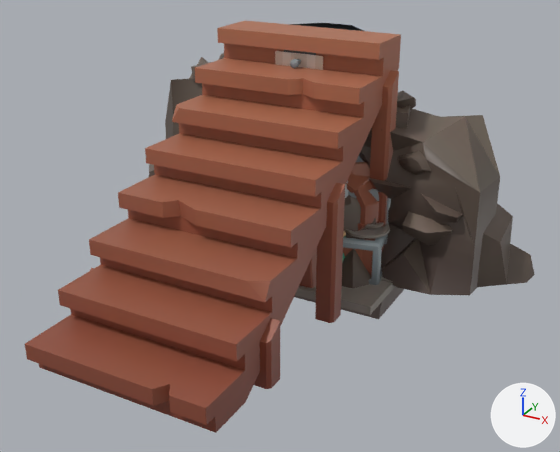
What one commit did to the glTF model public/modelos/masmorra.glb.
One viewpoint serves both versions: a 50 mm camera at (6.02, -12.35, 6.3) aimed at (0.33, -2.01, 1.13). Lighting does not change. The marker at lower right points along +X, +Y and +Z. The picture after the commit comes second. Where no turn or scale is listed for an object, it has been applied to the vertices.

The scene before the commit, as lines of its bpy script (objects in view):
```python
ob_bed_decorated = bpy.data.objects.new('bed_decorated', me_cube_15951)
ob_bed_decorated.location = (0.55, 0.03, 0.85)
ob_box_stacked = bpy.data.objects.new('box_stacked', me_cylinder_005)
ob_box_stacked.location = (-0.01, -0.04, 1.65)
ob_floor_tile_grate = bpy.data.objects.new('floor_tile_grate', me_plane_000)
ob_floor_tile_grate.location = (0.0, 0.0, -0.46)
ob_keg_decorated = bpy.data.objects.new('keg_decorated', me_cube_16003)
ob_keg_decorated.location = (-0.06, -0.02, 1.03)
ob_stairs_wood = bpy.data.objects.new('stairs_wood', me_cube_16018)
ob_stairs_wood.location = (0.0, -3.0, 2.03)
ob_table_long_tablecloth_decorated_a = bpy.data.objects.new('table_long_tablecloth_decorated_A', me_cube_16026)
ob_table_long_tablecloth_decorated_a.location = (0.0, 0.0, 0.94)
# also in view: 'Cube.14376' at (0.0, 0.0, 0.0); 'rubble_large' at (0.0, -0.01, 1.75); 'pillar_decorated' at (0.0, -0.11, 2.0)
```
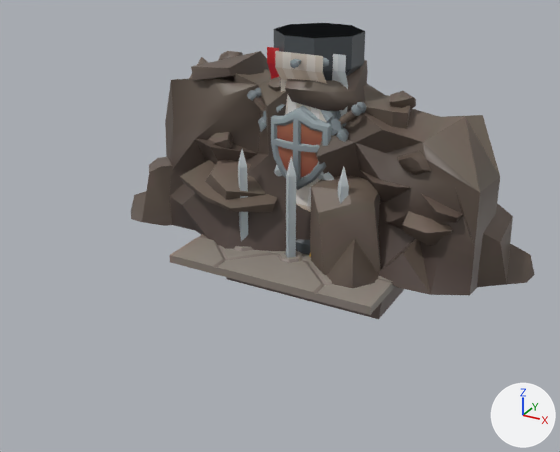
Changed parts and their boxes (x1, y1, x2, y2) in the pictures (560 x 452 px):
'stairs_wood', deleted (brown): before (25, 21, 401, 433)
'bed_decorated', deleted: before (343, 222, 390, 285)
'keg_decorated', deleted (brown): before (346, 156, 391, 231)
'table_long_tablecloth_decorated_A', deleted: before (300, 248, 317, 288)
'box_stacked', deleted (mostly hidden): before (342, 162, 379, 262)
'pillar_decorated', unchanged, uncovered by the edit: before (275, 23, 363, 70); after (247, 23, 365, 212)
'Cube.14376', unchanged, uncovered by the edit: before (295, 277, 395, 315); after (170, 234, 395, 315)
'pillar', unchanged, uncovered by the edit: before (284, 23, 364, 55); after (274, 23, 364, 255)
'spikes', unchanged, uncovered by the edit: before (345, 181, 349, 198); after (238, 149, 349, 258)

The change, as a diff of the scene's bpy script:
```diff
--- a/public/modelos/masmorra.glb.py
+++ b/public/modelos/masmorra.glb.py
@@ ob_table_long_tablecloth_decorated_a @@
-ob_table_long_tablecloth_decorated_a = bpy.data.objects.new('table_long_tablecloth_decorated_A', me_cube_16026)
-ob_table_long_tablecloth_decorated_a.location = (0.0, 0.0, 0.94)
@@ ob_bed_decorated @@
-ob_bed_decorated = bpy.data.objects.new('bed_decorated', me_cube_15951)
-ob_bed_decorated.location = (0.55, 0.03, 0.85)
@@ ob_keg_decorated @@
-ob_keg_decorated = bpy.data.objects.new('keg_decorated', me_cube_16003)
-ob_keg_decorated.location = (-0.06, -0.02, 1.03)
@@ ob_box_stacked @@
-ob_box_stacked = bpy.data.objects.new('box_stacked', me_cylinder_005)
-ob_box_stacked.location = (-0.01, -0.04, 1.65)
@@ ob_stairs_wood @@
-ob_stairs_wood = bpy.data.objects.new('stairs_wood', me_cube_16018)
-ob_stairs_wood.location = (0.0, -3.0, 2.03)
```
